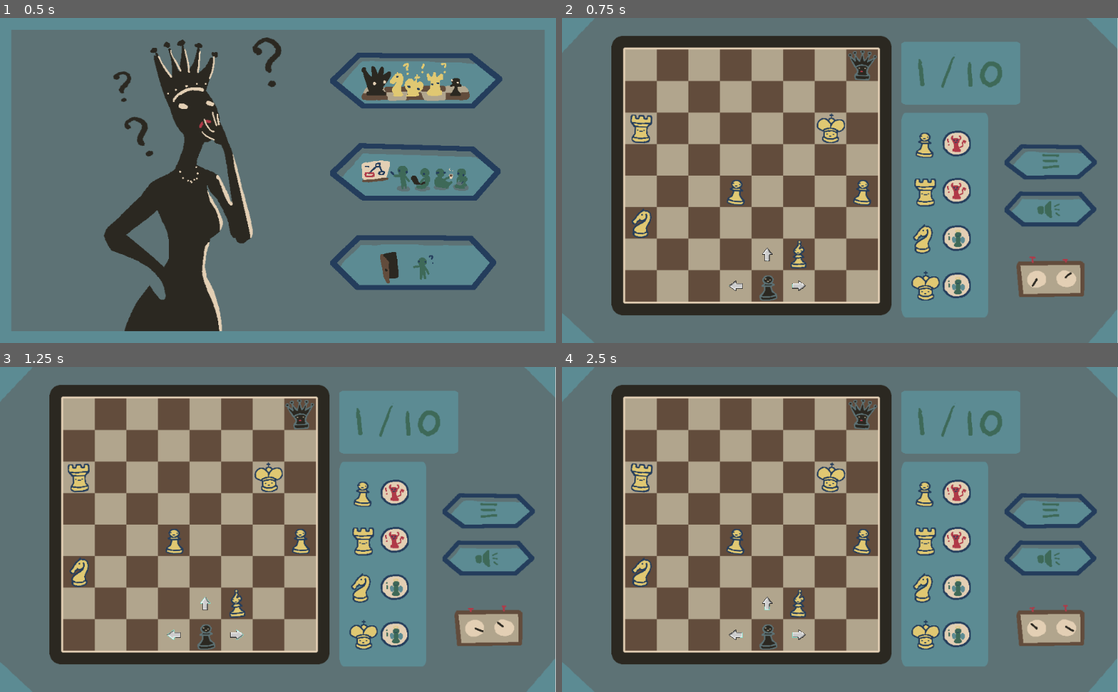
Above: before the commit, frames 1-4 (two rows, left to right).
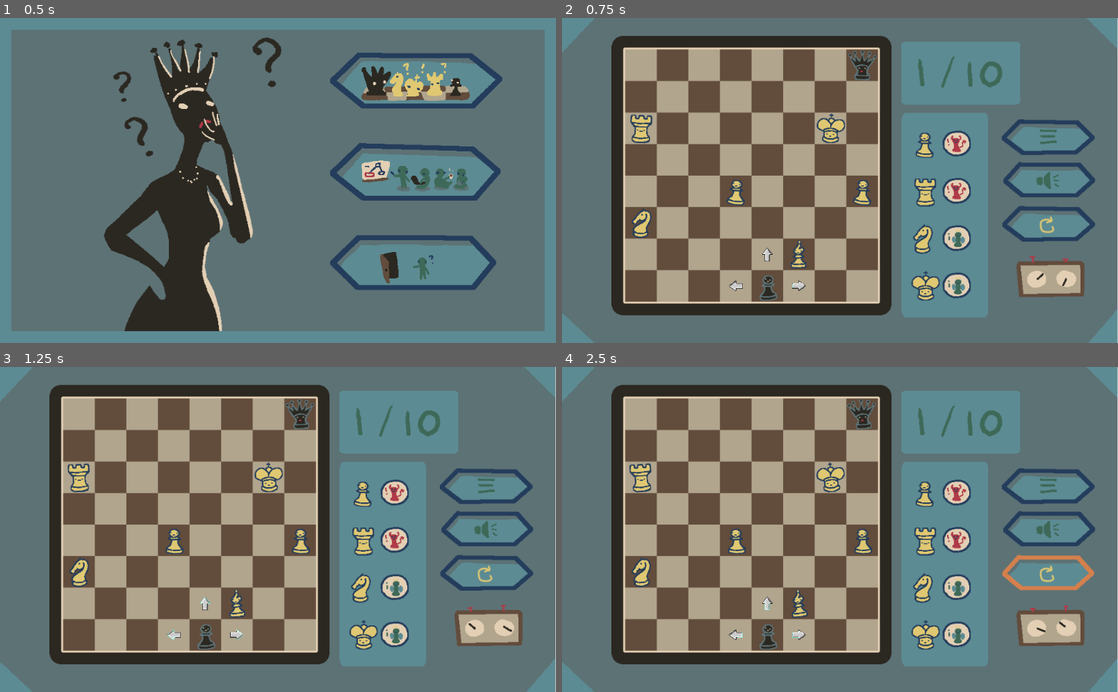
Above: after the commit, the same moments.

Repository: Windastella/ScribbleJam
Game: Godot game, scene res://Scenes/Main.tscn
Two runs of this game, one before a commit and one after it. Both use one fixed random seed, a clock stepped at 60 frames per second and the inputs below.
Inputs (mouse positions are in pixels of both pictures, inside the frame that each line leads up to):
- Up to frame 1 (0.5 s): no input
- Up to frame 2 (0.75 s): click (979, 79) at 0.5 s
- Up to frame 3 (1.25 s): no input
- Up to frame 4 (2.5 s): click (1051, 571) at 1.27 s; click (1051, 571) at 2.02 s

Frame 1 is identical in both runs. In frame 2, 4.5% of the frame differs, in the area x 79-97%, y 31-83%; in frame 3, 4.5%; in frame 4, 5.5%, in the area x 12-97%, y 10-84%.

Commit message:
added restart level button

Diff:
--- a/Scenes/Base_Level.tscn
+++ b/Scenes/Base_Level.tscn
@@ -13,6 +13,8 @@
 [ext_resource path="res://assets/hint_box.png" type="Texture" id=11]
 [ext_resource path="res://assets/Sounds/Music/A-Mouse-in-the-House(Track04).wav" type="AudioStream" id=12]
 [ext_resource path="res://assets/Numbers/level1.png" type="Texture" id=13]
+[ext_resource path="res://assets/Menu/restart_button_selected.png" type="Texture" id=14]
+[ext_resource path="res://assets/Menu/restart_button.png" type="Texture" id=15]
 [ext_resource path="res://assets/Menu/mute_button.png" type="Texture" id=17]
 [ext_resource path="res://assets/Menu/mute_button_selected.png" type="Texture" id=18]
 [ext_resource path="res://assets/Menu/menu_button_selected.png" type="Texture" id=19]
@@ -133,10 +135,10 @@
 texture = ExtResource( 11 )
 
 [node name="Menu" type="TextureButton" parent="Camera"]
-margin_left = 896.0
-margin_top = 256.0
-margin_right = 1088.0
-margin_bottom = 328.0
+margin_left = 890.703
+margin_top = 206.205
+margin_right = 1082.7
+margin_bottom = 278.205
 focus_mode = 0
 enabled_focus_mode = 0
 texture_normal = ExtResource( 20 )
@@ -149,10 +151,10 @@
 }
 
 [node name="Mute" type="TextureButton" parent="Camera"]
-margin_left = 896.0
-margin_top = 352.0
-margin_right = 1088.0
-margin_bottom = 448.0
+margin_left = 893.881
+margin_top = 292.67
+margin_right = 1085.88
+margin_bottom = 388.67
 focus_mode = 0
 toggle_mode = true
 enabled_focus_mode = 0
@@ -167,12 +169,25 @@
 [node name="clock" type="AnimatedSprite" parent="Camera"]
 position = Vector2( 992, 528 )
 frames = SubResource( 1 )
-frame = 2
 playing = true
 
 [node name="level" type="Sprite" parent="Camera"]
 position = Vector2( 800, 112 )
 texture = ExtResource( 13 )
+
+[node name="Restart" type="TextureButton" parent="Camera"]
+margin_left = 892.068
+margin_top = 382.466
+margin_right = 1080.07
+margin_bottom = 454.466
+texture_normal = ExtResource( 15 )
+texture_pressed = ExtResource( 14 )
+texture_hover = ExtResource( 14 )
+texture_disabled = ExtResource( 15 )
+texture_focused = ExtResource( 14 )
+__meta__ = {
+"_edit_use_anchors_": false
+}
 
 [node name="Board" type="Node2D" parent="."]
 
@@ -328,6 +343,7 @@
 autoplay = true
 [connection signal="pressed" from="Camera/Menu" to="." method="_on_Menu_pressed"]
 [connection signal="toggled" from="Camera/Mute" to="." method="_on_Mute_toggled"]
+[connection signal="pressed" from="Camera/Restart" to="." method="_on_Restart_pressed"]
 [connection signal="body_entered" from="Board/Goal" to="." method="_on_Goal_body_entered"]
 [connection signal="pressed" from="CanvasLayer/UI/Options/CenterContainer/HBoxContainer/King" to="." method="_on_King_pressed"]
 [connection signal="pressed" from="CanvasLayer/UI/Options/CenterContainer/HBoxContainer/Queen" to="." method="_on_Queen_pressed"]
--- a/Scripts/Level.gd
+++ b/Scripts/Level.gd
@@ -59,3 +59,6 @@
 
 func _on_Menu_pressed():
 	emit_signal("change_level", null);
+
+func _on_Restart_pressed():
+	emit_signal("reset_level");
Not shown: 1 places in Scenes/Base_Level.tscn that only renumber resources
Binary file added: assets/Menu/restart_button.png
Not shown, added: assets/Menu/restart_button.png.import
Binary file added: assets/Menu/restart_button_selected.png
Not shown, added: assets/Menu/restart_button_selected.png.import
